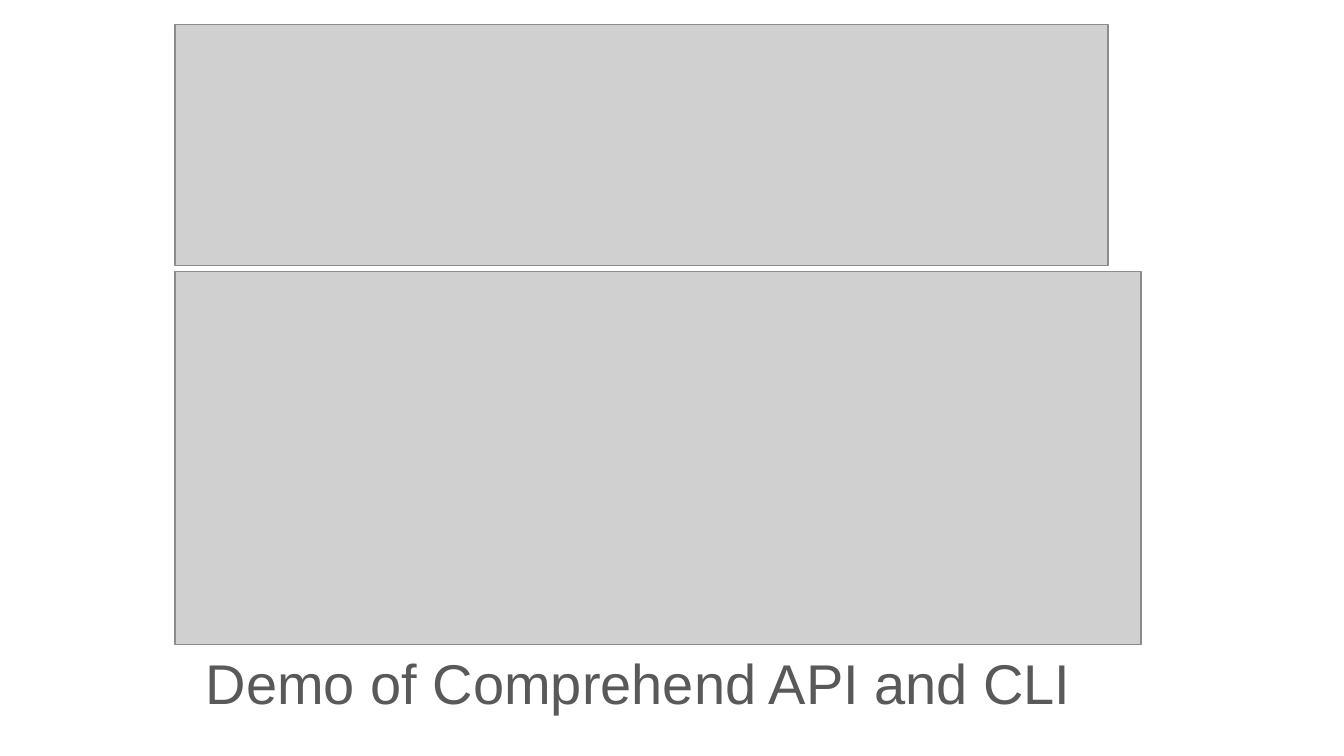
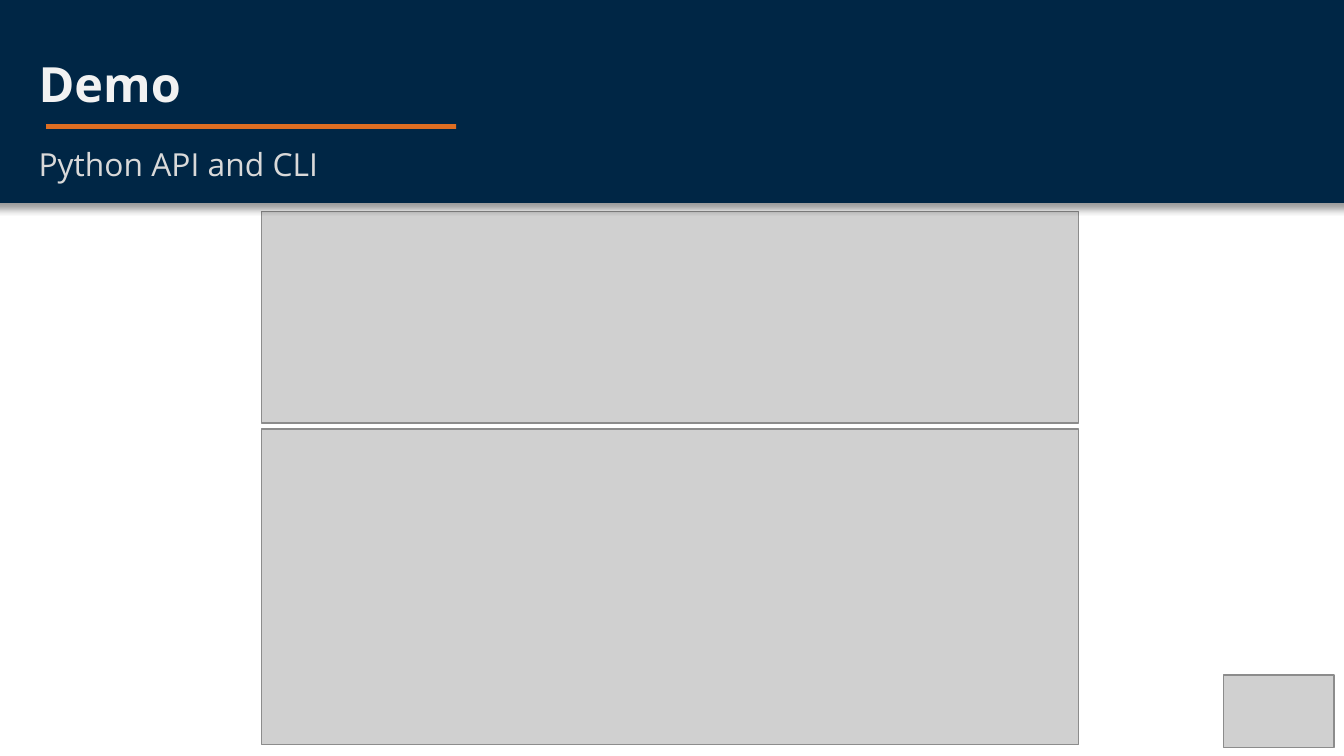
Before and after one commit to vbloise3/awsCert, a slide deck: slide 9 of public/Exam Notes/Comprehend Video Deck.pptx (slide 8 before the commit). Drawn at 1344x756 pixels with LibreOffice and Linux fonts; fonts in the diff are those of the drawing; grey boxes stand for pictures. Boxes give left, top, right and bottom in pixels: in the first picture for what was removed or moved away, otherwise in the second. Text is boxed around its words. In the diff, an @@ line names an element or a change of style, - is before the commit and + after.

Commit message:
updated Comprehend video deck to use WL template

```diff
--- a/public/Exam Notes/Comprehend Video Deck.pptx
+++ b/public/Exam Notes/Comprehend Video Deck.pptx
@@ rectangle added at box(0, 0, 1344, 203), fill #002645 @@
@@ text added at box(39, 67, 181, 103), 26 pt, text #F2F2F2, bold @@
+Demo
@@ rectangle added at box(46, 124, 456, 129), fill #DE6E22 @@
@@ text at box(39, 152, 318, 184): text changed; size 30 to 17 pt; font Arial to Open Sans; text colour #595959 to #D9D9D9 @@
-Demo of Comprehend API and CLI
+Python API and CLI
@@ picture: place and size @@
-picture at box(175, 24, 1107, 265)
+picture at box(262, 212, 1079, 423)
@@ picture: place and size @@
-picture at box(175, 271, 1141, 645)
+picture at box(262, 429, 1079, 745)
@@ picture added at box(1223, 675, 1333, 747) @@
```
Also in this commit, not shown: 3 other slides changed, 5 slides added, 4 slides removed, 2 other files.
